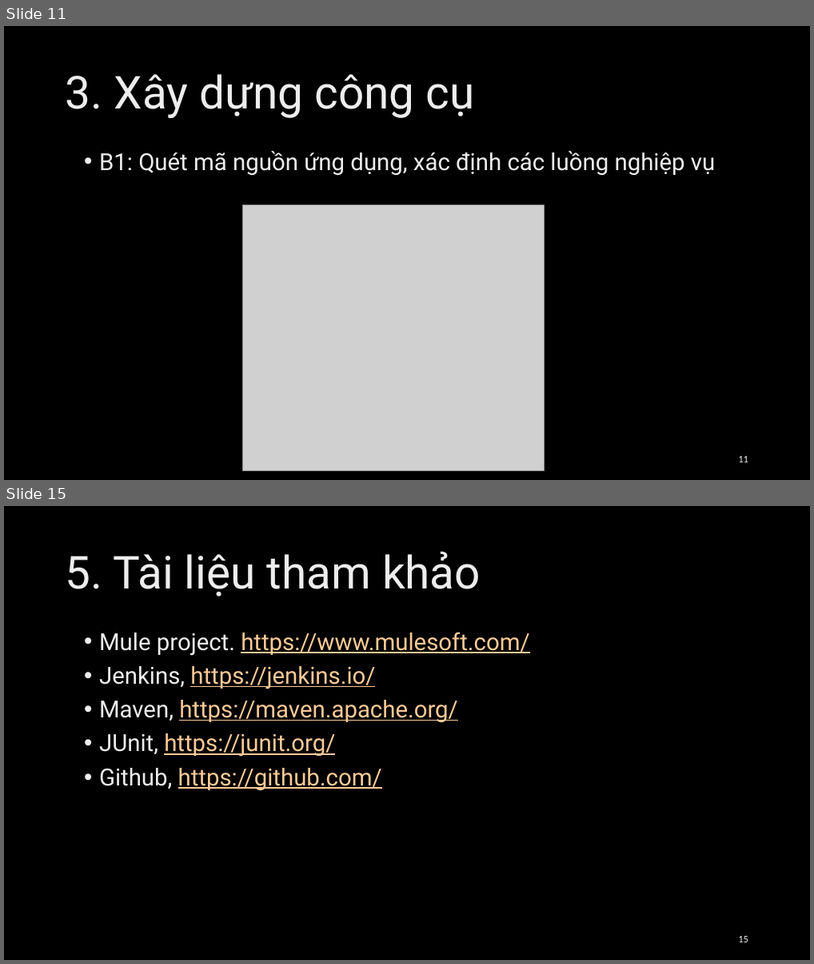
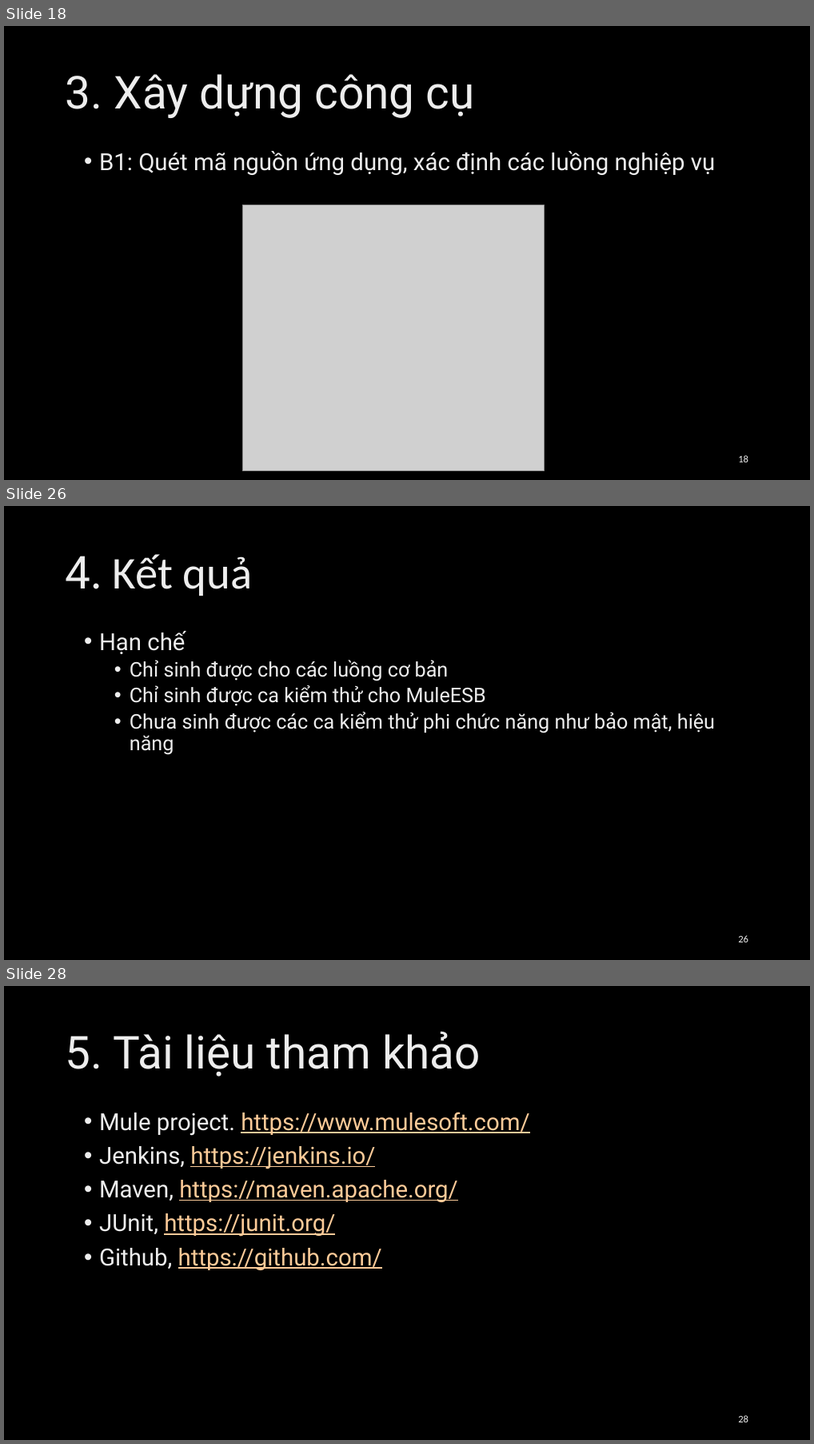
Before and after one commit to Loandt1/FuncTestGenerator, a slide deck: docs/Loandt_Presentation.pptx. Shown one above the other, each under a label of ours: slides 11 and 15 before the commit, slides 18, 26 and 28 after it; the slides between them are not shown. The pictures are 814x964 and 814x1444 pixels, drawn with LibreOffice and Linux fonts; fonts in the diff are those of the drawing; grey boxes stand for pictures; background and template pictures are left out. Boxes give left, top, right and bottom in pixels: in the first picture for what was removed or moved away, otherwise in the second. Text is boxed around its words. In the diff, an @@ line names an element or a change of style, - is before the commit and + after.

```diff
--- a/docs/Loandt_Presentation.pptx
+++ b/docs/Loandt_Presentation.pptx
@@ slide 26 added at box(4, 506, 810, 960), background picture (left out) @@
@@ title added at box(66, 554, 253, 596), 54 pt, text gradient #BFBFBF to #EDEDED to #FFFFFF @@
+4. Kết quả
@@ text added at box(99, 631, 715, 755), 24 pt, text gradient #BFBFBF to #EDEDED to #FFFFFF @@
+• Hạn chế
+  • Chỉ sinh được cho các luồng cơ bản
+  • Chỉ sinh được ca kiểm thử cho MuleESB
+  • Chưa sinh được các ca kiểm thử phi chức năng như bảo mật, hiệu năng
@@ page number added at box(738, 935, 749, 942), 12 pt, text gradient #9E9E9E to #EDEDED to #FFFFFF @@
+26
@@ what was slide 11 is now slide 18 @@
@@ page number at box(738, 455, 749, 462): text changed @@
-11
+18
@@ what was slide 15 is now slide 28 @@
@@ page number at box(738, 1415, 749, 1422): text changed @@
-15
+28
```
Also in this commit, not shown: 6 slides changed, 12 other slides added, 1 other file.
